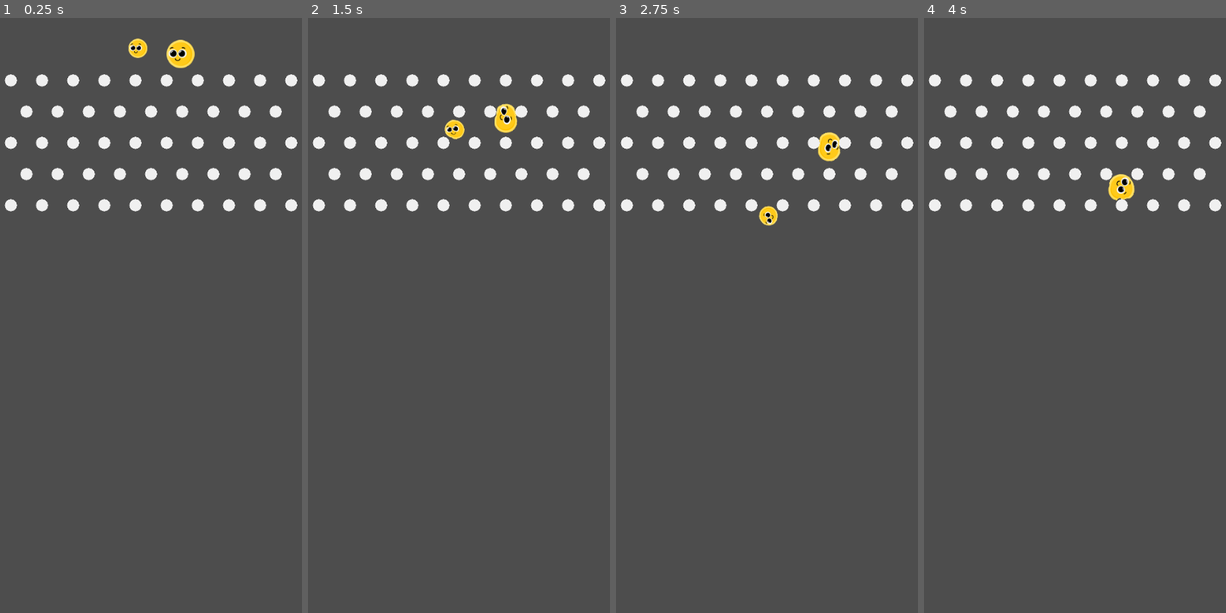
Above: before the commit, frames 1-4 (left to right).
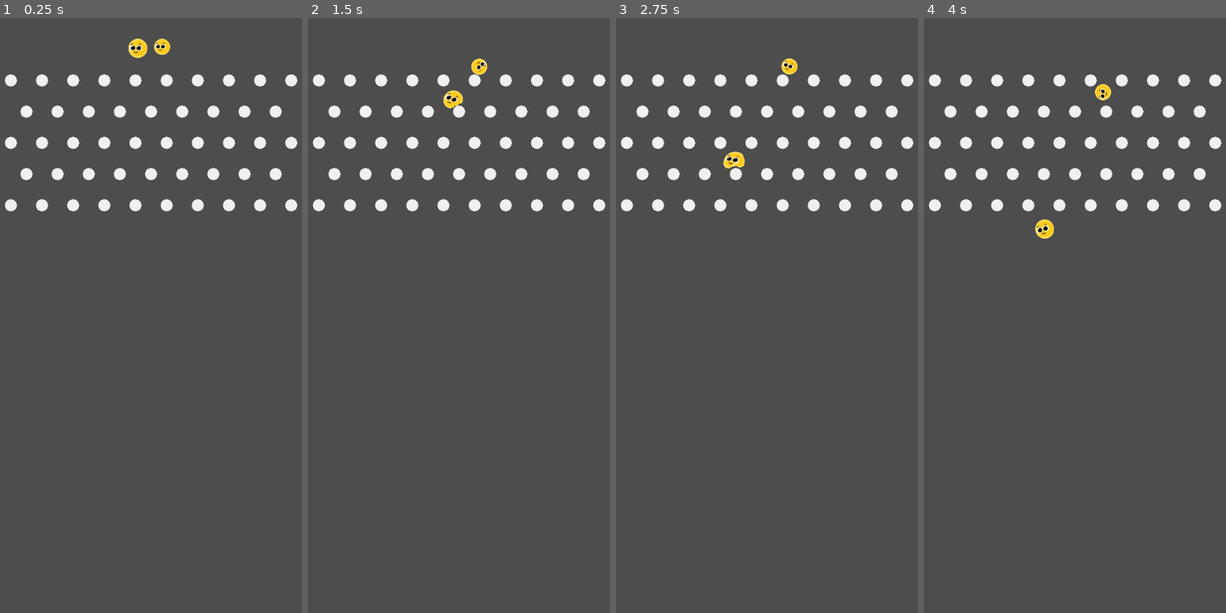
Above: after the commit, the same moments.

Repository: Khryptic/Team-Horseradish
Game: Godot game, scene res://scenes/main_scene.tscn
The game is run twice, just before and just after one commit, with the same random seed, the same clock (stepped at 60 frames per second) and the same inputs.
Inputs (mouse positions are in pixels of both pictures, inside the frame that each line leads up to):
- Up to frame 1 (0.25 s): no input
- Up to frame 2 (1.5 s): tap Enter (ui_accept) at 0.5, 0.77 s; move the mouse to (534, 285) at 0.52 s; hold Right (ui_right) from 0.53 s (still down); click (534, 285) at 0.67 s; move the mouse to (392, 345) at 1.27 s
- Up to frame 3 (2.75 s): tap Enter (ui_accept) at 1.52 s; move the mouse to (800, 184) at 2.02 s; release Right (ui_right) at 2.03 s; hold Left (ui_left) from 2.03 s (still down)
- Up to frame 4 (4 s): move the mouse to (1056, 440) at 2.77 s; release Left (ui_left) at 2.78 s; hold Right (ui_right) from 2.78 s (still down); click (1056, 440) at 2.92 s; tap Enter (ui_accept) at 3.02, 3.77 s; move the mouse to (1174, 404) at 3.52 s

The runs differ from the first frame. In frame 1, 0.5% of the frame differs, in the area x 50-65%, y 3-9%; in frame 2, 0.7%; in frame 3, 0.7%, in the area x 35-75%, y 6-35%; in frame 4, 0.6%.

Commit message:
Added a bouncing ball

Diff:
--- /dev/null
+++ b/scenes/bounce_ball.tscn
@@ -0,0 +1,26 @@
+[gd_scene load_steps=4 format=3 uid="uid://dgbmfdltn82fg"]
+
+[ext_resource type="Texture2D" uid="uid://bes0x54t2wx71" path="res://assets/temp_ball.png" id="1_jt1pw"]
+
+[sub_resource type="PhysicsMaterial" id="PhysicsMaterial_on523"]
+friction = 0.3
+bounce = 1.25
+
+[sub_resource type="CircleShape2D" id="CircleShape2D_nmq3o"]
+radius = 32.0156
+
+[node name="BounceBall" type="RigidBody2D"]
+physics_material_override = SubResource("PhysicsMaterial_on523")
+
+[node name="CollisionShape2D" type="CollisionShape2D" parent="."]
+position = Vector2(2.38419e-07, 4.76837e-07)
+scale = Vector2(0.4, 0.4)
+shape = SubResource("CircleShape2D_nmq3o")
+
+[node name="TextureRect" type="TextureRect" parent="."]
+offset_left = -13.0
+offset_top = -13.0
+offset_right = 51.0
+offset_bottom = 51.0
+scale = Vector2(0.4, 0.4)
+texture = ExtResource("1_jt1pw")
--- a/scenes/main_scene.tscn
+++ b/scenes/main_scene.tscn
@@ -1,7 +1,8 @@
-[gd_scene load_steps=3 format=3 uid="uid://c6usj5s4g5bdm"]
+[gd_scene load_steps=4 format=3 uid="uid://c6usj5s4g5bdm"]
 
 [ext_resource type="PackedScene" uid="uid://b4r8scy3ax4gh" path="res://scenes/peg.tscn" id="1_28fwh"]
 [ext_resource type="PackedScene" uid="uid://bwi5qc03k5ayp" path="res://scenes/ball.tscn" id="2_t2uvm"]
+[ext_resource type="PackedScene" uid="uid://dgbmfdltn82fg" path="res://scenes/bounce_ball.tscn" id="3_j3r7q"]
 
 [node name="Node2D" type="Node2D"]
 
@@ -161,9 +162,10 @@
 [node name="Peg9" parent="Pegs/Row5" instance=ExtResource("1_28fwh")]
 position = Vector2(470, 250)
 
-[node name="Ball" parent="." instance=ExtResource("2_t2uvm")]
+[node name="SoftBall" parent="." instance=ExtResource("2_t2uvm")]
 position = Vector2(233, 5)
 scale = Vector2(0.679996, 0.679996)
 
-[node name="Ball2" parent="." instance=ExtResource("2_t2uvm")]
-position = Vector2(294, 7)
+[node name="BounceBall" parent="." instance=ExtResource("3_j3r7q")]
+position = Vector2(288, 18)
+gravity_scale = 1.0
